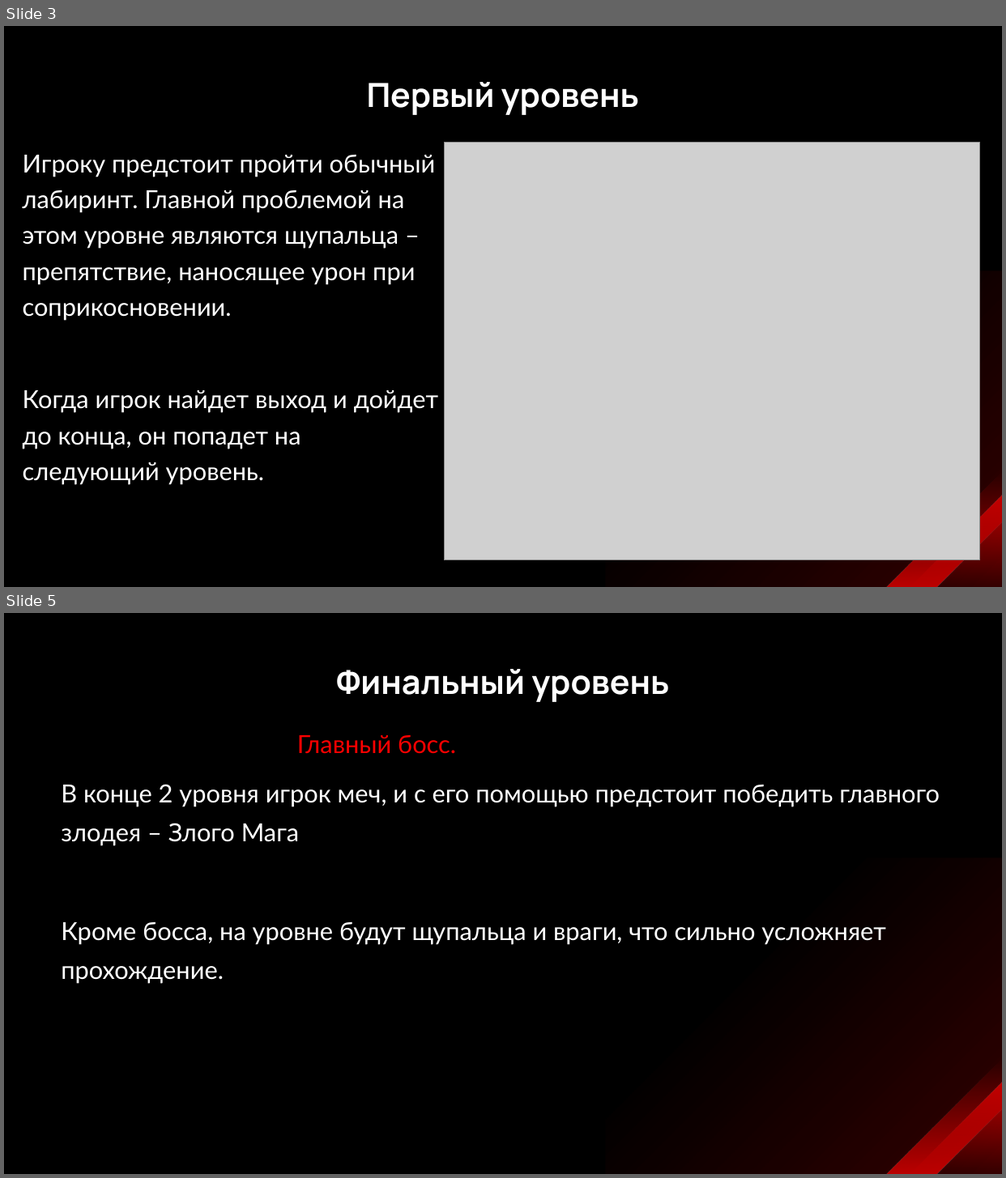
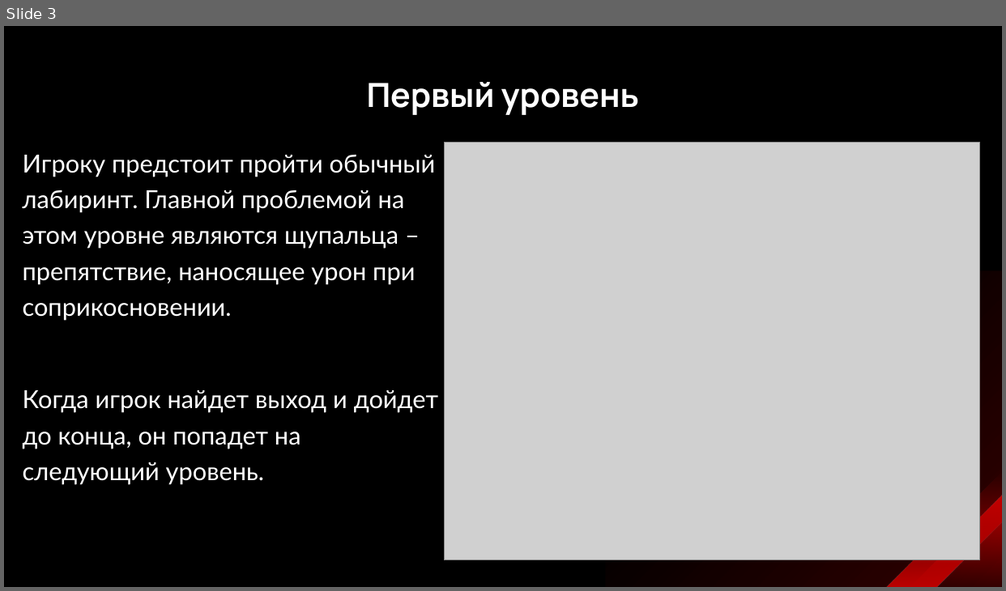
Before and after one commit to Vinipulya/The-story-of-the-Warrior-Cat, a slide deck: Презентация.pptx. Shown one above the other, each under a label of ours: slides 3 and 5 before the commit, slide 3 after it; the slides between them are not shown. The pictures are 1006x1178 and 1006x591 pixels, drawn with LibreOffice and Linux fonts; fonts in the diff are those of the drawing; grey boxes stand for pictures. Boxes give left, top, right and bottom in pixels: in the first picture for what was removed or moved away, otherwise in the second. Text is boxed around its words. In the diff, an @@ line names an element or a change of style, - is before the commit and + after.

```diff
--- a/Презентация.pptx
+++ b/Презентация.pptx
@@ slide 5 removed at (x1=4, y1=613, x2=1002, y2=1174), background #000000; not listed: 3 template elements that a slide beside it also shows @@
@@ title removed at (x1=336, y1=669, x2=669, y2=702) @@
-Финальный уровень
@@ text removed at (x1=61, y1=735, x2=940, y2=984) @@
-Главный босс.
-В конце 2 уровня игрок меч, и с его помощью предстоит победить главного злодея – Злого Мага
-Кроме босса, на уровне будут щупальца и враги, что сильно усложняет прохождение.
```
Also in this commit, not shown: 3 slides changed, 7 other files.
